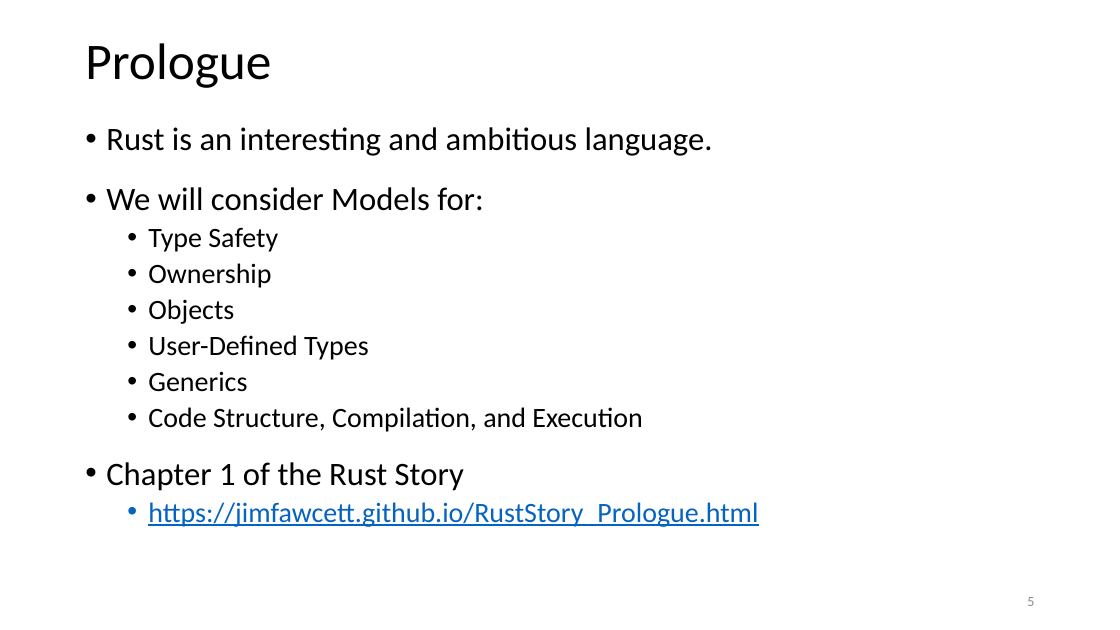
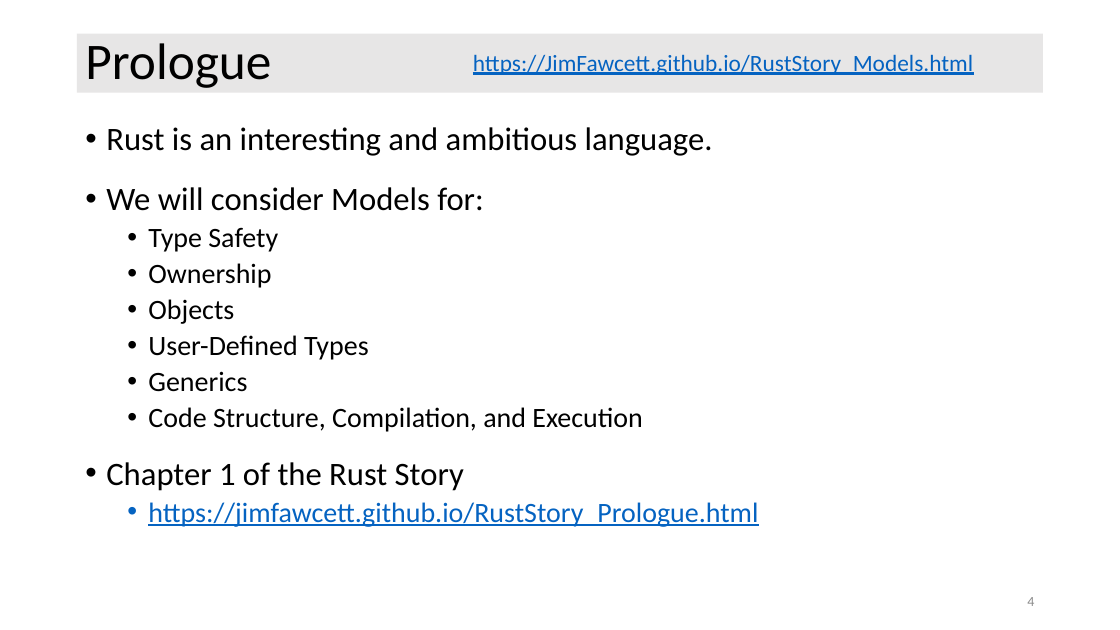
Before and after one commit to JimFawcett/JimFawcett.github.io, a slide deck: slide 4 of Resources/RustModels.pptx (slide 5 before the commit). Drawn at 1120x630 pixels with LibreOffice and Linux fonts; fonts in the diff are those of the drawing. Boxes give left, top, right and bottom in pixels: in the first picture for what was removed or moved away, otherwise in the second. Text is boxed around its words. In the diff, an @@ line names an element or a change of style, - is before the commit and + after.

Commit message:
added exercises for several Rust Story chapters

```diff
--- a/Resources/RustModels.pptx
+++ b/Resources/RustModels.pptx
@@ title "Prologue" resized from (x1=85, y1=43, x2=271, y2=88) to (x1=77, y1=34, x2=1044, y2=92) @@
@@ title "Prologue" at (x1=77, y1=34, x2=1044, y2=92): fill none to #E7E6E6 @@
@@ text added at (x1=473, y1=54, x2=973, y2=75), 20 pt, text #0563C1, underline @@
+https://JimFawcett.github.io/RustStory_Models.html
@@ page number at (x1=1027, y1=597, x2=1034, y2=606): text changed @@
-5
+4
```
Also in this commit, not shown: 8 other slides changed, 1 slide removed, 10 other files.
